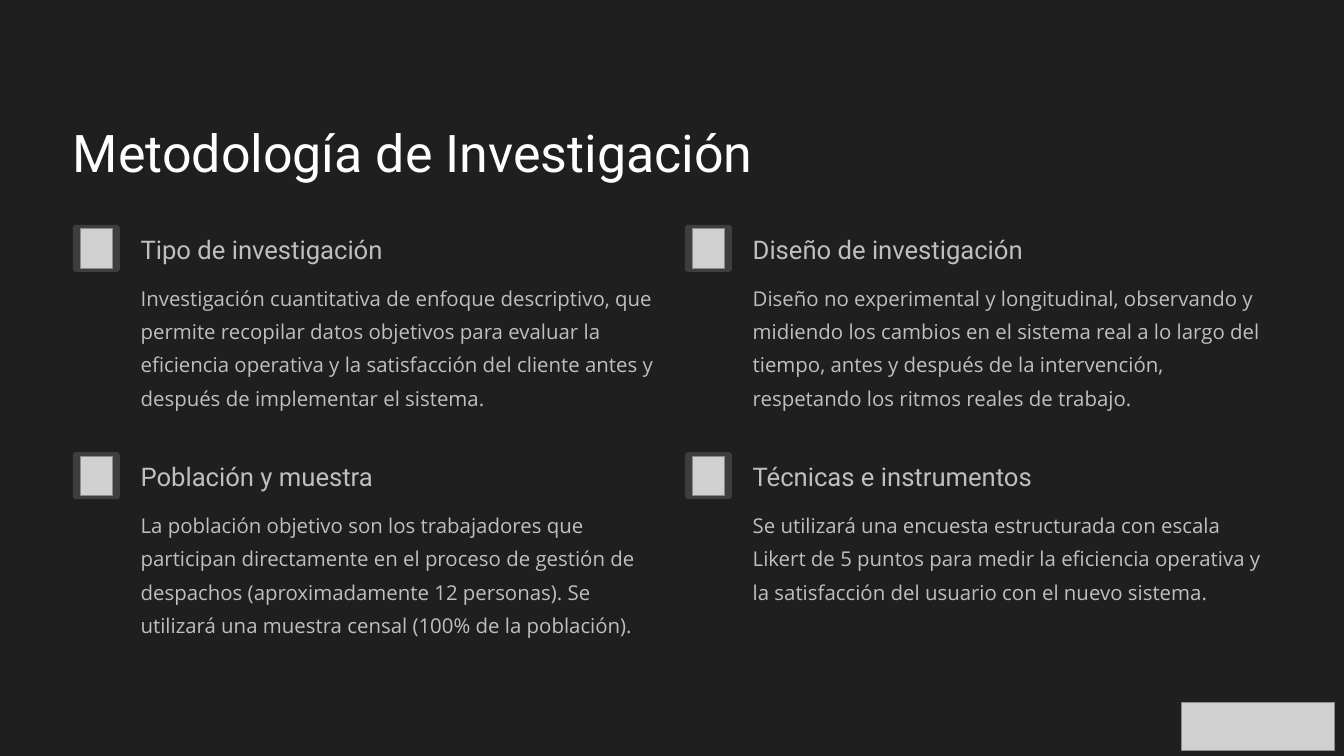
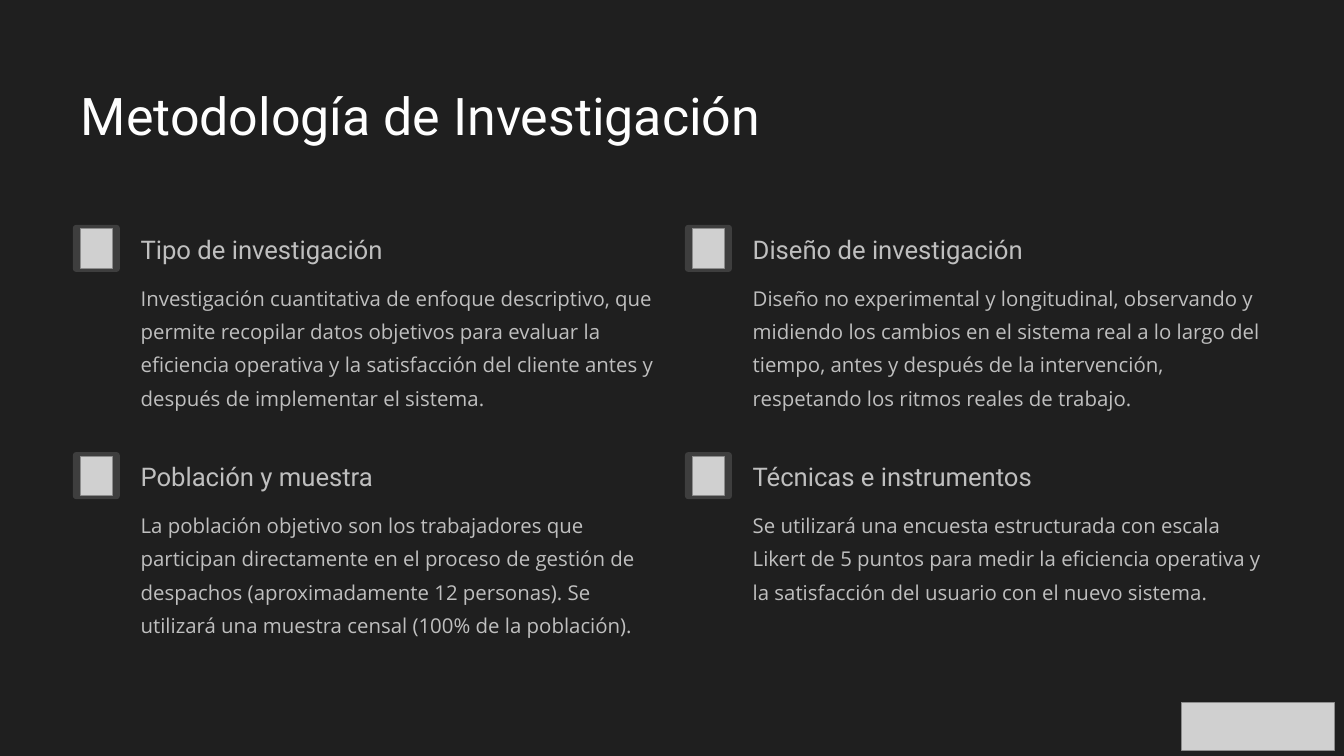
Before and after one commit to MikeBrevis/IACC_Examen_Final, a slide deck: slide 5 of MichelBrevis-Presentación examen final.pptx (slide 7 before the commit). Drawn at 1344x756 pixels with LibreOffice and Linux fonts; fonts in the diff are those of the drawing; grey boxes stand for pictures; background and template pictures are left out. Boxes give left, top, right and bottom in pixels: in the first picture for what was removed or moved away, otherwise in the second. Text is boxed around its words. In the diff, an @@ line names an element or a change of style, - is before the commit and + after.

```diff
--- a/MichelBrevis-Presentación examen final.pptx
+++ b/MichelBrevis-Presentación examen final.pptx
@@ text "Metodología de Investigación" moved from (x1=73, y1=133, x2=753, y2=183) to (x1=81, y1=96, x2=760, y2=146) @@
```
Also in this commit, not shown: 5 other slides changed, 1 slide added, 2 slides removed, 1 other file.
